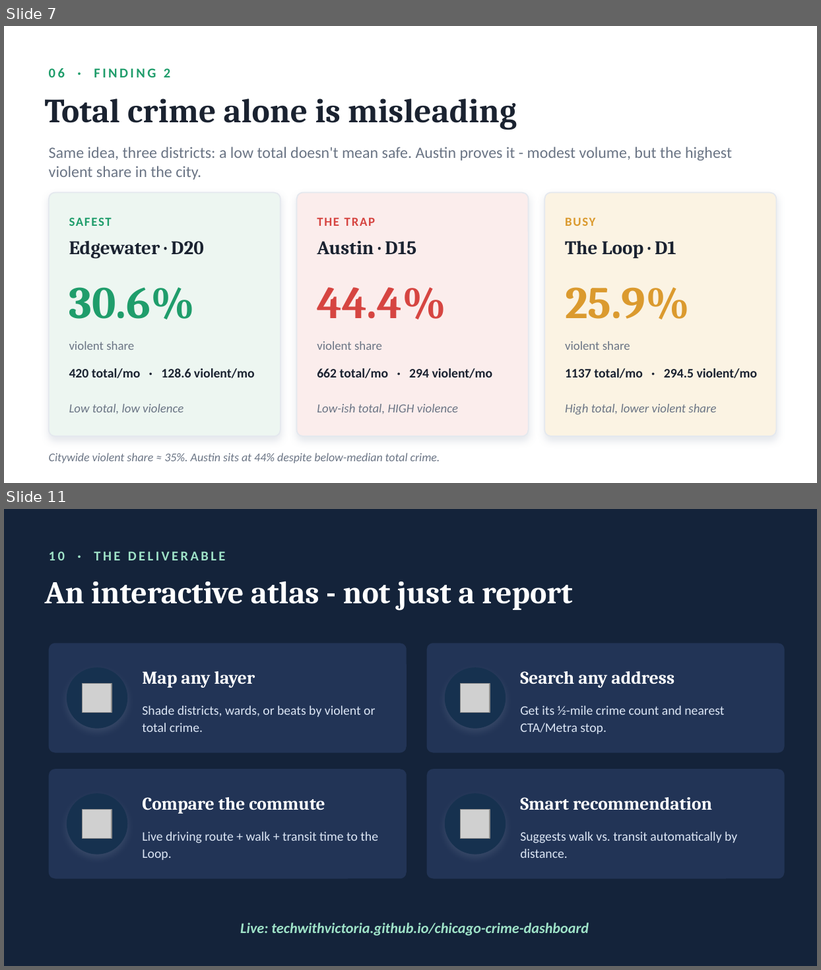
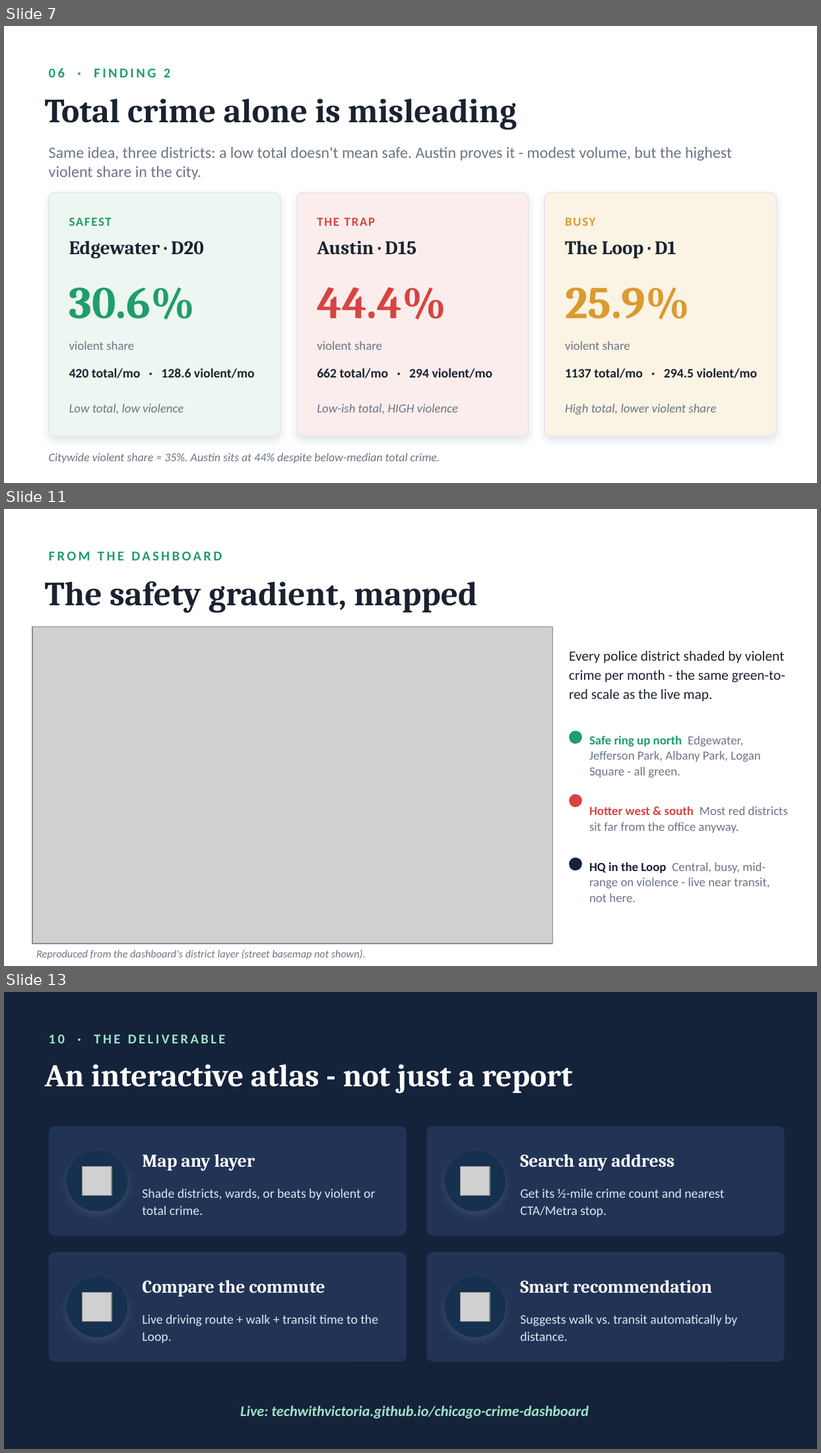
Before and after one commit to techwithvictoria/chicago-crime-dashboard, a slide deck: Chicago_Safety_Relocation.pptx. Shown one above the other, each under a label of ours: slides 7 and 11 before the commit, slides 7, 11 and 13 after it; the slides between them are not shown. The pictures are 821x970 and 821x1453 pixels, drawn with LibreOffice and Linux fonts; fonts in the diff are those of the drawing; grey boxes stand for pictures. Boxes give left, top, right and bottom in pixels: in the first picture for what was removed or moved away, otherwise in the second. Text is boxed around its words. In the diff, an @@ line names an element or a change of style, - is before the commit and + after.

```diff
--- a/Chicago_Safety_Relocation.pptx
+++ b/Chicago_Safety_Relocation.pptx
@@ slide 11 added at [4,509,817,966], background #FFFFFF @@
@@ text added at [49,551,222,560], 12 pt, text #1F9D6B, bold @@
+FROM THE DASHBOARD
@@ text added at [45,581,477,613], 30 pt, text #1A2230, bold @@
+The safety gradient, mapped
@@ picture added at [32,627,553,944] @@
@@ text added at [569,651,785,702], 12.5 pt, text #1A2230 @@
+Every police district shaded by violent crime per month - the same green-to-red scale as the live map.
@@ ellipse added at [569,731,582,744], fill #1F9D6B @@
@@ text added at [589,735,760,778], 11 pt, text #6B7585 @@
+Safe ring up north Edgewater, Jefferson Park, Albany Park, Logan Square - all green.
@@ ellipse added at [569,794,582,807], fill #D64541 @@
@@ text added at [589,807,788,833], 11 pt, text #6B7585 @@
+Hotter west & south Most red districts sit far from the office anyway.
@@ ellipse added at [569,858,582,871], fill #14233A @@
@@ text added at [589,862,770,902], 11 pt, text #6B7585 @@
+HQ in the Loop Central, busy, mid-range on violence - live near transit, not here.
@@ text added at [36,950,366,960], 9.5 pt, text #6B7585, italic @@
+Reproduced from the dashboard's district layer (street basemap not shown).
@@ what was slide 11 is now slide 13 @@
```
Also in this commit, not shown: 5 slides changed, 2 other slides added, 1 slide removed.
